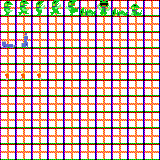
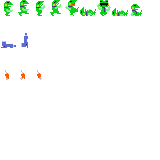
Layers edited between the first and the second 160x160 image:
hid "grid" over <box>0,0,160,160</box>
